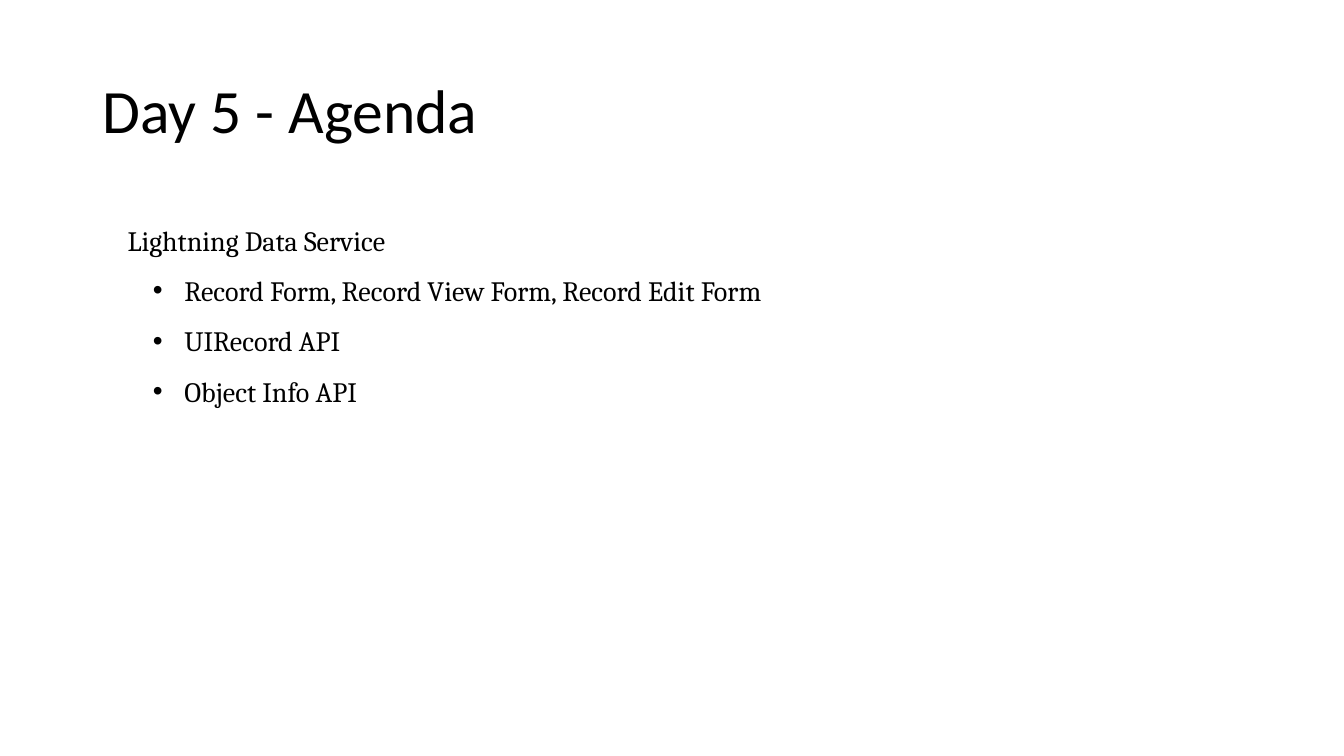
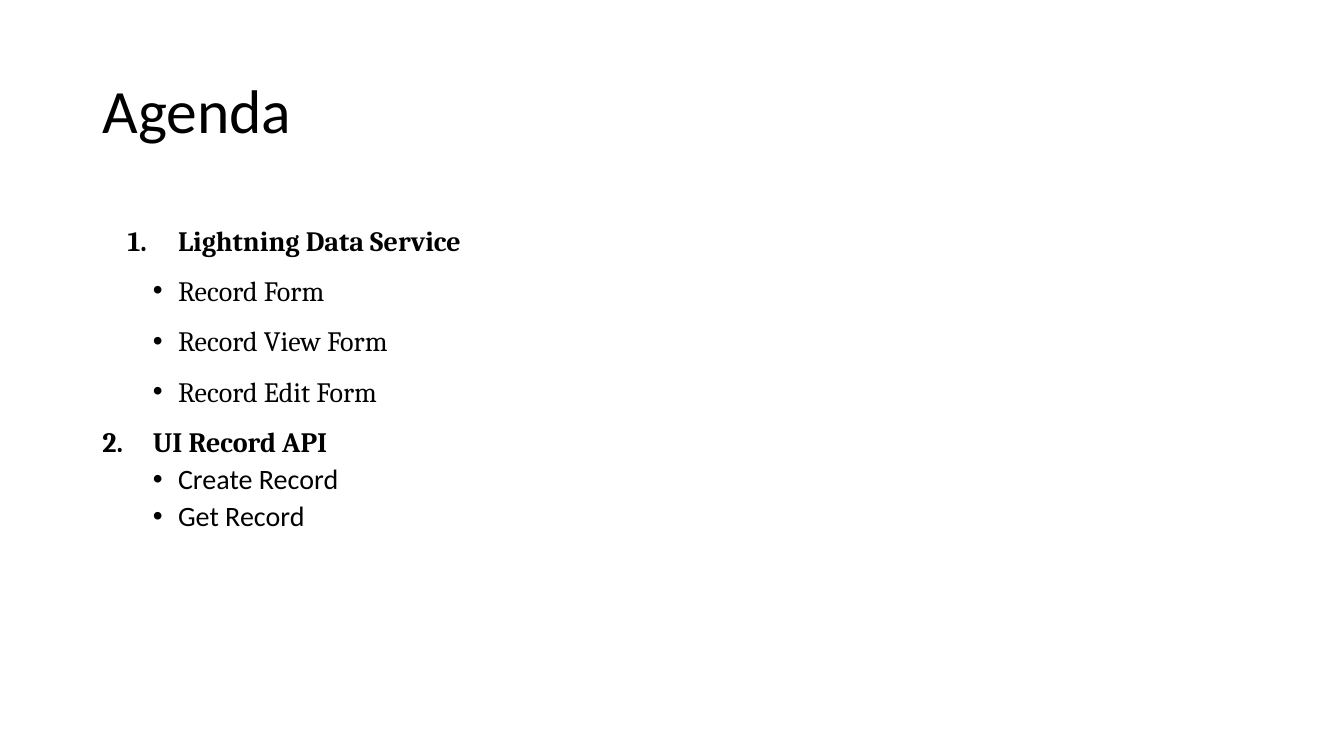
Before and after one commit to amitastreait/lwc-learning, a slide deck: slide 52 of docs/PPT/Lightning Web component.pptx (slide 40 before the commit). Drawn at 1344x756 pixels with LibreOffice and Linux fonts; fonts in the diff are those of the drawing. Boxes give left, top, right and bottom in pixels: in the first picture for what was removed or moved away, otherwise in the second. Text is boxed around its words. In the diff, an @@ line names an element or a change of style, - is before the commit and + after.

```diff
--- a/docs/PPT/Lightning Web component.pptx
+++ b/docs/PPT/Lightning Web component.pptx
@@ title at (102,90,291,144): text changed @@
-Day 5 - Agenda
+Agenda
@@ text at (178,231,460,257): bold on in "Lightning Data Service"; bullet none to 1. @@
@@ text at (153,281,388,527): text changed @@
-  • Record Form, Record View Form, Record Edit Form
-  • UIRecord API
-  • Object Info API
+  • Record Form
+  • Record View Form
+  • Record Edit Form
+2. UI Record API
+  • Create Record
+  • Get Record
```
Also in this commit, not shown: 17 other slides changed, 47 slides added, 15 other files.
